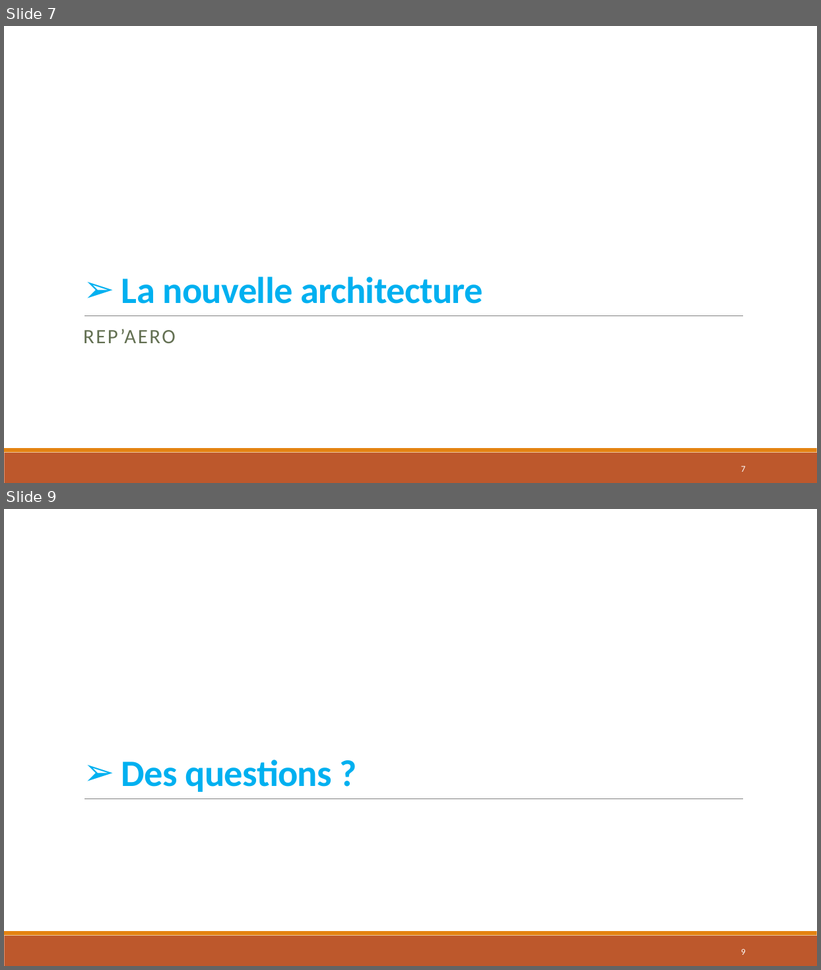
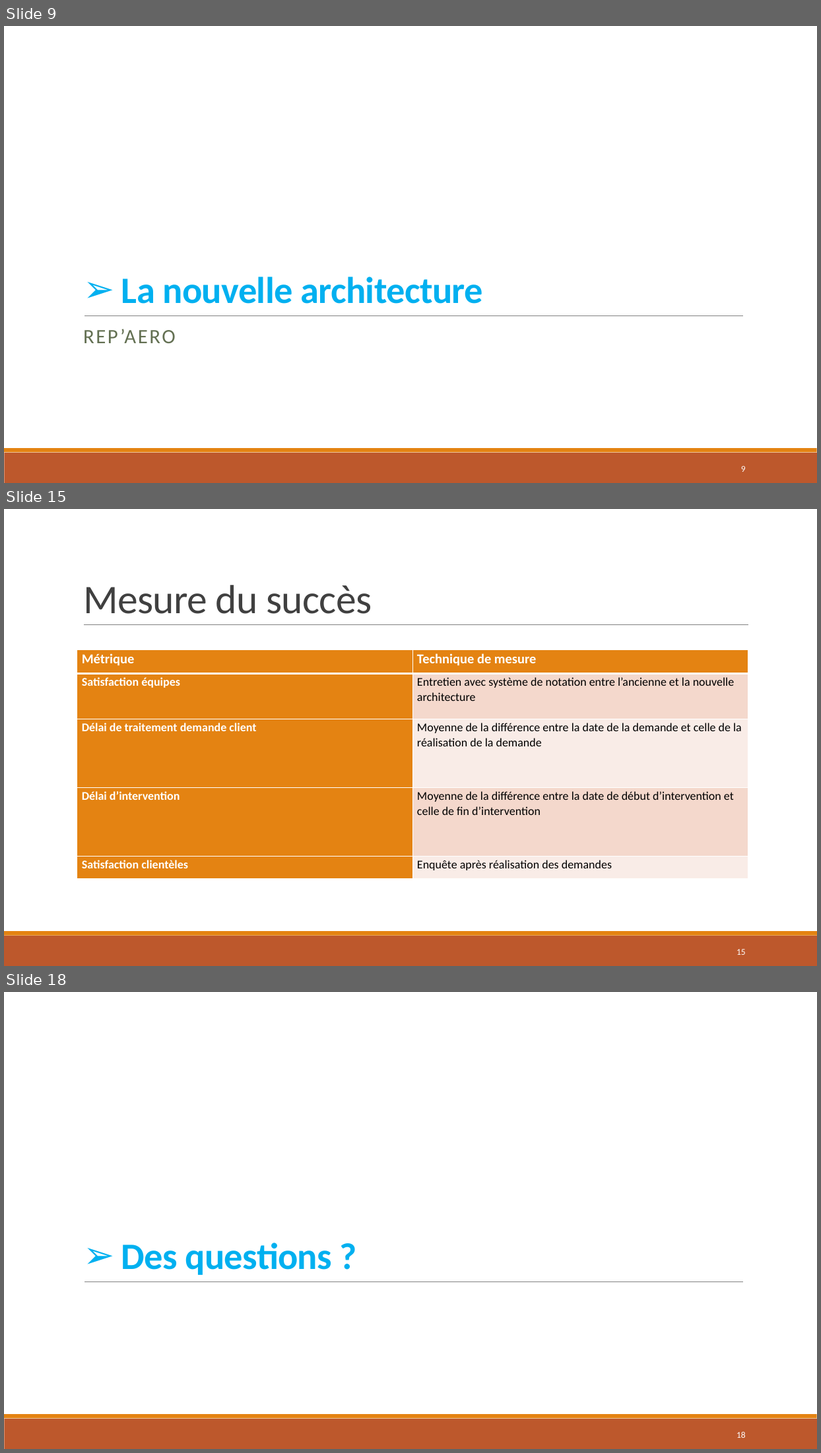
Before and after one commit to wilkill/P7-REP-AERO, a slide deck: Architecture/4 - Présentation/Présentation.pptx. Shown one above the other, each under a label of ours: slides 7 and 9 before the commit, slides 9, 15 and 18 after it; the slides between them are not shown. The pictures are 821x970 and 821x1453 pixels, drawn with LibreOffice and Linux fonts; fonts in the diff are those of the drawing. Boxes give left, top, right and bottom in pixels: in the first picture for what was removed or moved away, otherwise in the second. Text is boxed around its words. In the diff, an @@ line names an element or a change of style, - is before the commit and + after.

```diff
--- a/Architecture/4 - Présentation/Présentation.pptx
+++ b/Architecture/4 - Présentation/Présentation.pptx
@@ slide 15 added at box(4, 509, 817, 966), background #FFFFFF; not listed: 2 template elements that a slide beside it also shows @@
@@ title added at box(83, 585, 372, 614), 48 pt, text #404040 @@
+Mesure du succès
@@ line added from (84, 625) to (748, 625), #808080 0.5 pt @@
@@ table added at box(77, 650, 748, 879), 5 rows, 2 columns @@
+Métrique | Technique de mesure
+Satisfaction équipes | Entretien avec système de notation entre l’ancienne et la nouvelle architecture
+Délai de traitement demande client | Moyenne de la différence entre la date de la demande et celle de la réalisation de la demande
+Délai d’intervention | Moyenne de la différence entre la date de début d’intervention et celle de fin d’intervention
+Satisfaction clientèles | Enquête après réalisation des demandes
@@ page number added at box(737, 949, 746, 955), 10.5 pt, text #FFFFFF @@
+15
@@ what was slide 7 is now slide 9 @@
@@ page number at box(741, 466, 746, 472): text changed @@
-7
+9
@@ what was slide 9 is now slide 18 @@
@@ page number at box(737, 1432, 746, 1438): text changed @@
-9
+18
```
Also in this commit, not shown: 3 slides changed, 8 other slides added.
